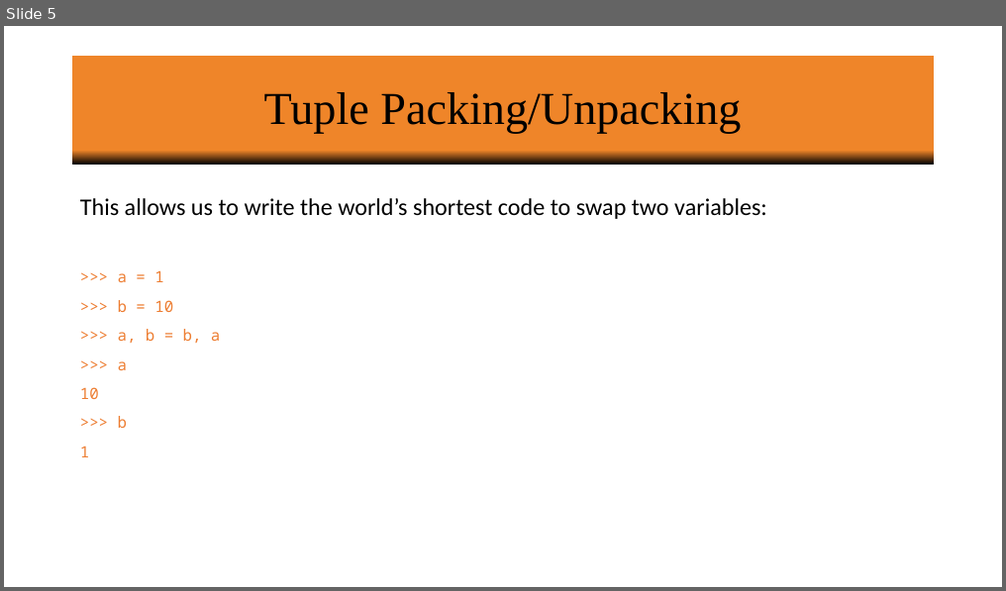
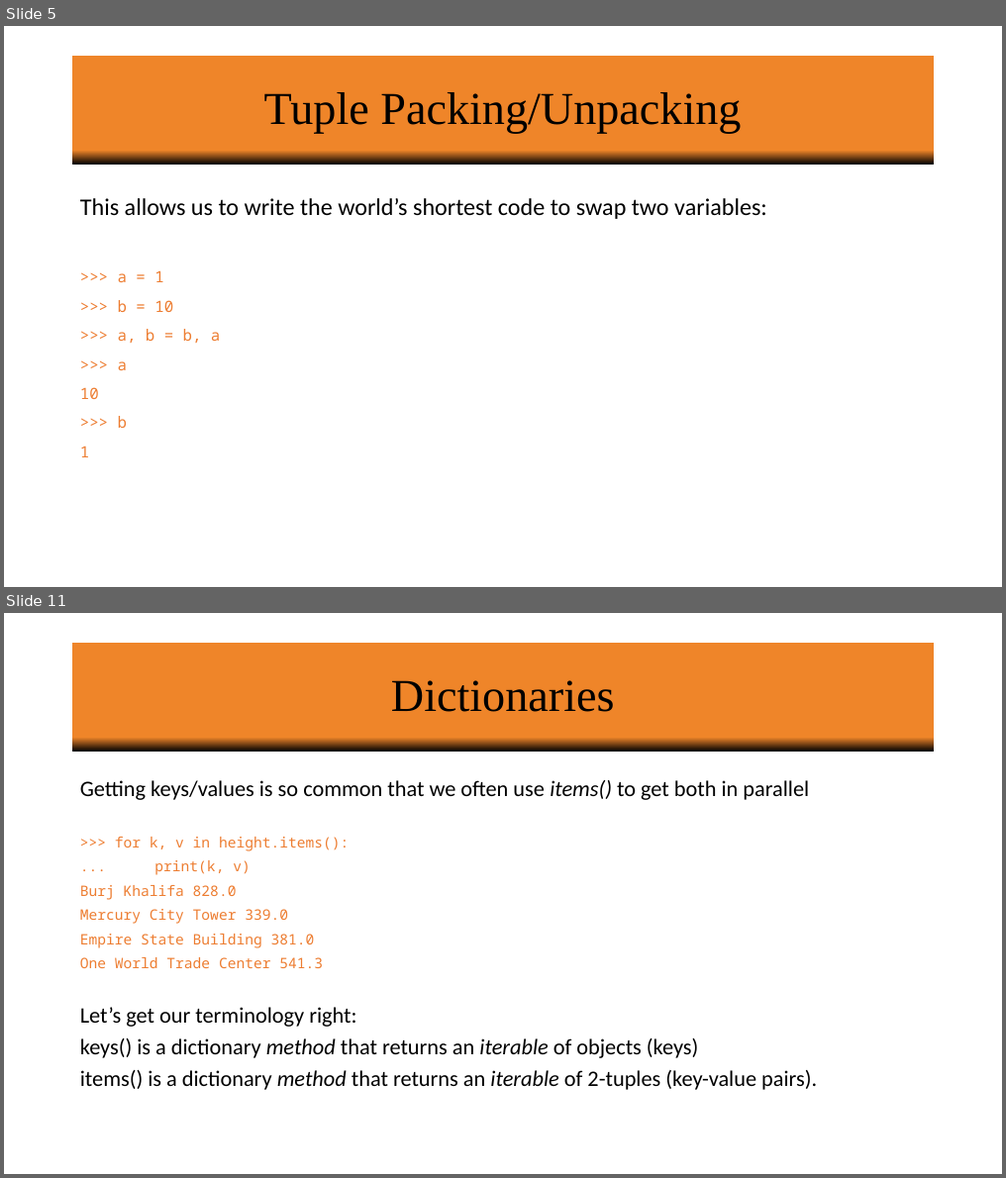
Before and after one commit to vineetbansal/Python-Bootcamp, a slide deck: slides/05 Tuples-Dictionaries.pptx. Shown one above the other, each under a label of ours: slide 5 before the commit, slides 5 and 11 after it; the slides between them are not shown. The pictures are 1006x591 and 1006x1178 pixels, drawn with LibreOffice and Linux fonts; fonts in the diff are those of the drawing; background and template pictures are left out. Boxes give left, top, right and bottom in pixels: in the first picture for what was removed or moved away, otherwise in the second. Text is boxed around its words. In the diff, an @@ line names an element or a change of style, - is before the commit and + after.

Commit message:
Completed Dictionary slides, added Linear Regression Notebook

```diff
--- a/slides/05 Tuples-Dictionaries.pptx
+++ b/slides/05 Tuples-Dictionaries.pptx
@@ slide 11 added at box(4, 613, 1002, 1174), background #FFFFFF @@
@@ title added at box(73, 643, 934, 752), fill gradient #000000 to #EF8529, 44 pt, text #000000 @@
+Dictionaries
@@ text added at box(80, 780, 817, 1090), 21.3 pt, text #000000 @@
+Getting keys/values is so common that we often use items() to get both in parallel
+>>> for k, v in height.items():
+... print(k, v)
+Burj Khalifa 828.0
+Mercury City Tower 339.0
+Empire State Building 381.0
+One World Trade Center 541.3
+Let’s get our terminology right:
+keys() is a dictionary method that returns an iterable of objects (keys)
+items() is a dictionary method that returns an iterable of 2-tuples (key-value pairs).
```
Also in this commit, not shown: 6 other slides added, 1 slide removed, 7 other files.
